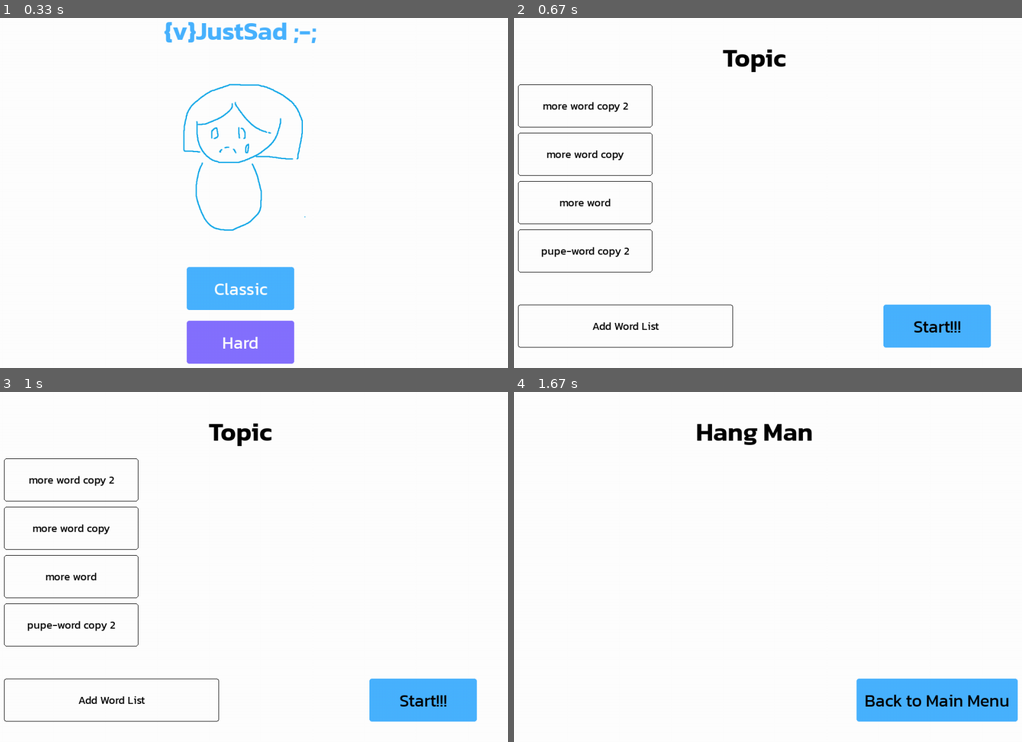
Above: before the commit, frames 1-4 (two rows, left to right).
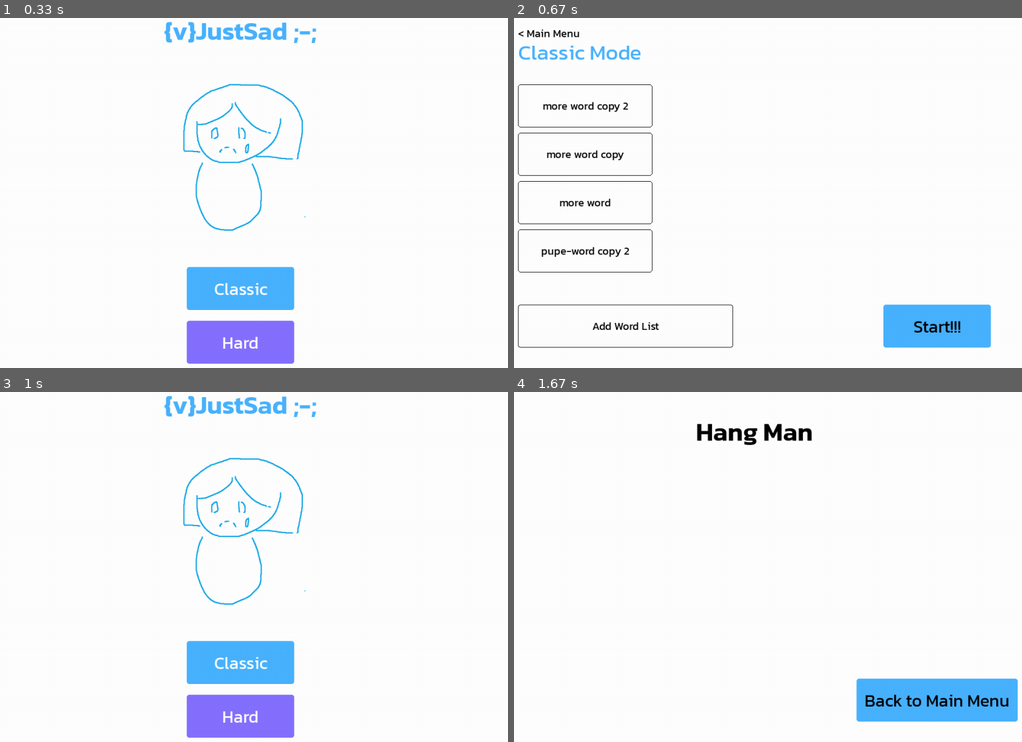
Above: after the commit, the same moments.

Repository: Wissanupong-Chanliem/WejustSad
Game: pygame game, started from src/main.py
Same seed, same stepped clock (60 frames per second), same inputs: the game is played once before the commit and once after it.
Inputs (mouse positions are in pixels of both pictures, inside the frame that each line leads up to):
- Up to frame 1 (0.33 s): no input
- Up to frame 2 (0.67 s): click "Classic" at 0.38 s
- Up to frame 3 (1 s): click (35, 406) at 0.72 s, where only the run after the commit has a clickable "< Main Menu"
- Up to frame 4 (1.67 s): click (752, 661) at 1.22 s, where only the run after the commit has a clickable "Classic"; click (966, 707) at 1.55 s

Frame 1 is identical in both runs. In frame 2, 0.9% of the frame differs, in the area x 0-54%, y 3-16%; in frame 3, 12%, in the area x 0-94%, y 1-99%; in frame 4, nothing differs.

Commit message:
refactor: change project structure

Diff:
--- a/components/topicpage/topic_select.py
+++ b/src/components/topicpage/topic_select.py
@@ -1,7 +1,7 @@
 import pygame
 import pygame.draw_py
 from ..button import Button
-from classes import Resource
+from src.classes import Resource
 class TopicList():
     def __init__(
         self,
--- a/main.py
+++ b/src/main.py
@@ -51,8 +51,8 @@
     def __init__(self,screen:pygame.Surface,resources):
         Page.__init__(self,screen,resources)
         self.title_text = (
-            Text(resources.fonts["Kanit-Title"],"Topic",BLACK)
-            .set_coordinate((self.screen_ref.get_rect().centerx,100),origin_center = True)
+            Text(resources.fonts["Kanit-Header-2"],"Classic Mode",PUPE_CYAN)
+            .set_coordinate((100,60))
         )
         self.start_button = (
             Button(200,80,PUPE_CYAN,4)
@@ -65,18 +65,24 @@
             .set_coordinate((300,600),origin_center=True)
             .add_text(resources.fonts["Kanit-Regular"],"Add Word List",BLACK)
         )
+        self.back_to_main_menu = (
+            Text(resources.fonts["Kanit-Regular"],"< Main Menu",BLACK)
+            .set_coordinate((100,40))
+        )
 
     def render(self):
         self.title_text.render(self.screen_ref)
         self.start_button.render(self.screen_ref)
         self.topic_selection.render(self.screen_ref)
         self.add_wordlist_button.render(self.screen_ref)
+        self.back_to_main_menu.render(self.screen_ref)
     def update(self, event: Event):
         if event.type == pygame.MOUSEBUTTONDOWN:
             # Classic Mode button is clicked
             if self.start_button.button_rect.collidepoint(pygame.mouse.get_pos()):
                 self.redirect_to("HangMan")
-
+            if self.back_to_main_menu.text_rect.collidepoint(pygame.mouse.get_pos()):
+                self.redirect_to("MainMenu")
 class HangManPage(Page):
     def __init__(self,screen:pygame.Surface,resources):
         Page.__init__(self,screen,resources)
@@ -123,7 +129,9 @@
         resources.add_fonts({
             "Kanit-Title": pygame.font.Font("static/font/Kanit-SemiBold.ttf",48),
             "Kanit-Header": pygame.font.Font("static/font/Kanit-Regular.ttf",32),
-            "Kanit-Regular": pygame.font.Font("static/font/Kanit-Regular.ttf",20)
+            "Kanit-Regular": pygame.font.Font("static/font/Kanit-Regular.ttf",20),
+            "Kanit-Header-2":pygame.font.Font("static/font/Kanit-Regular.ttf",40)
+
         })
         resources.add_images({
             "ijudge-mascot": pygame.image.load("static/images/ijudge-mascot.jpg"),
Renamed: classes.py -> src/classes.py
Renamed: components/button.py -> src/components/button.py
Renamed: components/text.py -> src/components/text.py
Renamed: function/check_answer.py -> src/function/check_answer.py
Renamed: function/random_word.py -> src/function/random_word.py
Renamed: function/read_word_list.py -> src/function/read_word_list.py
Renamed: function/read_wordlist_folder.py -> src/function/read_wordlist_folder.py
